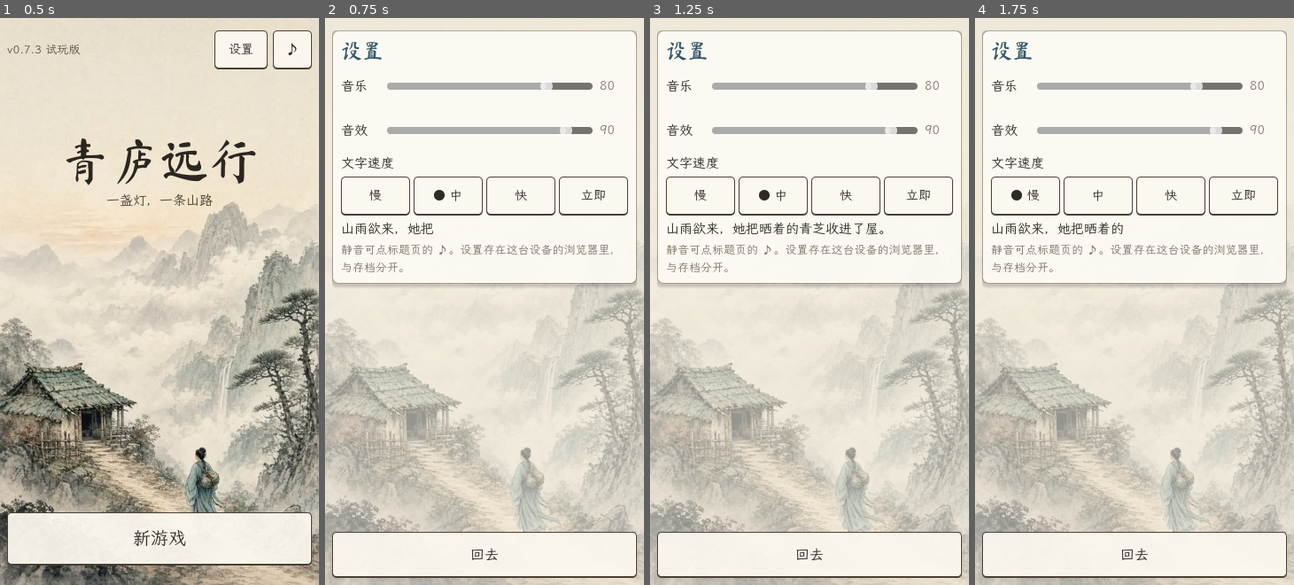
Above: before the commit, frames 1-4 (left to right).
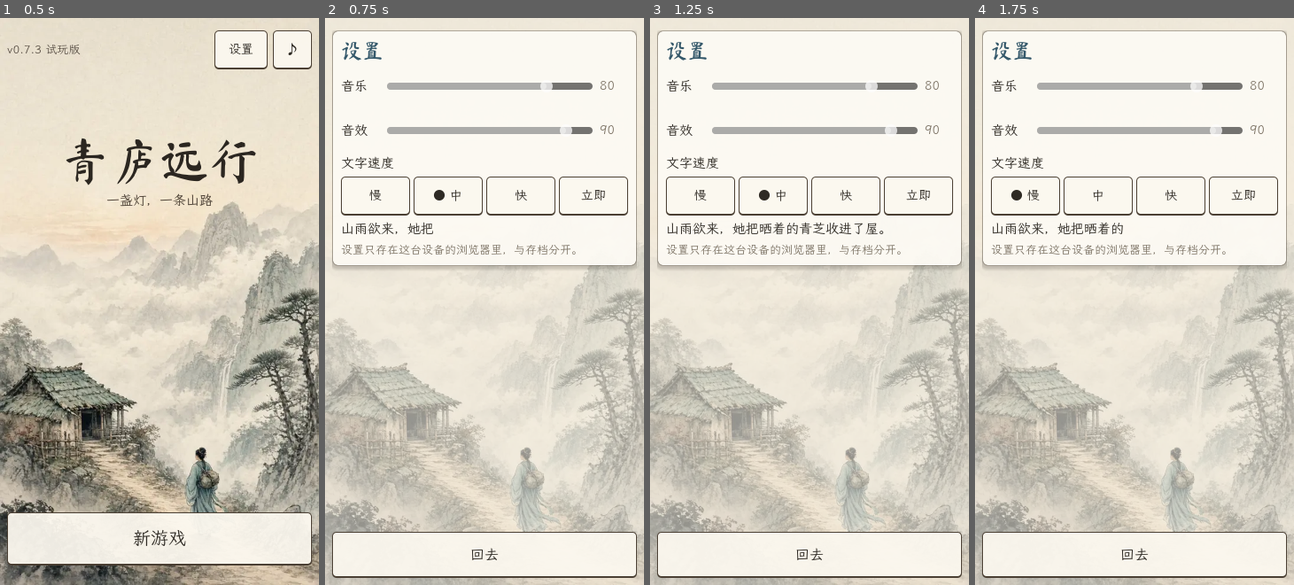
Above: after the commit, the same moments.

Repository: loo0p/qinglu-yuanxing
Game: Godot game, scene res://scenes/Main.tscn
Same seed, same stepped clock (60 frames per second), same inputs: the game is played once before the commit and once after it.
Inputs:
- Up to frame 1 (0.5 s): no input
- Up to frame 2 (0.75 s): click "设置" at 0.5 s
- Up to frame 3 (1.25 s): no input
- Up to frame 4 (1.75 s): click "慢" at 1.25 s

Frame 1 is identical in both runs. In frame 2, 3.9% of the frame differs, in the area x 2-98%, y 39-48%; in frame 3, 3.9%; in frame 4, 3.9%.

Commit message:
v0.7.3c: pacing breather (random events x0.45 the day after an event: 0.57 -> 0.49 per home day, longest streak 3.8 -> 2.8 days), 修为精进 notice + chronicle line per 炼气 layer and at 圆满, HUD bar shows progress within the current layer; pacing test; STATUS v0.7.3

Diff:
--- a/scripts/main.gd
+++ b/scripts/main.gd
@@ -549,7 +549,7 @@
 		var gd: Dictionary = g.s["guide"]
 		var off: bool = gd.get("off", false)
 		B("新手提示：" + ("已关闭（点此重新打开）" if off else "开着（点此关闭）"), func(): gd["off"] = not off; _save(), true, c, 44)
-	L("静音可点标题页的 ♪。设置存在这台设备的浏览器里，与存档分开。", 13, C_DIM, c)
+	L("设置只存在这台设备的浏览器里，与存档分开。", 13, C_DIM, c)
 	B("回去", func(): show_settings = false, true, footer, 52)
 
 func _sb(bg: Color, border: Color = Color(0, 0, 0, 0), radius: int = 6, bw: int = 0, pad: int = 8) -> StyleBoxFlat:
@@ -726,10 +726,18 @@
 	sfx("tap")
 	var before = [g.s.get("loc", ""), g.s.get("trip", {}).get("stage", ""), g.s.get("ending", "")]
 	var items_before = _inventory()
+	var in_game: bool = screen == "game" and g.s.has("xiuwei")
+	var lay0: int = g.layer() if in_game else 0
+	var full0: bool = in_game and int(g.s["xiuwei"]) >= GS.XW_GOAL
 	cb.call()
 	var after = [g.s.get("loc", ""), g.s.get("trip", {}).get("stage", ""), g.s.get("ending", "")]
+	var grew := false
+	if in_game and screen == "game" and g.s.has("xiuwei") and not g.s.get("ended", false):
+		grew = _layer_up(lay0, full0)
 	if after[2] == "zhuji" and before[2] == "":
 		sfx("breakthrough")
+	elif grew:
+		sfx("success")
 	elif after[1] == "event" and before[1] != "event":
 		sfx("page")
 	elif after[1] == "result" and before[1] != "result":
@@ -737,6 +745,27 @@
 		sfx("fail" if r == "败" else ("success" if r != "" else "pickup"))
 	_after_action()
 	_fly_gains(items_before)
+
+## 修为过了一层（每 1/9 的修为）：提示一句，记进生平；圆满时提醒可以冲关（v0.7.3：以前层数悄悄变，没有一点动静）
+func _layer_up(lay0: int, full0: bool) -> bool:
+	var lay: int = g.layer()
+	var full: bool = int(g.s["xiuwei"]) >= GS.XW_GOAL
+	var line := ""
+	if full and not full0:
+		line = "修为圆满。丹田里的灵气满得发胀——可以冲关筑基了。"
+	elif lay > lay0:
+		line = pv_layer(lay)
+	if line == "":
+		return false
+	g.notice(line)
+	if g.world != null:
+		g.world.chron(g.world.P(), "修为精进，入%s。" % g.realm_text())
+	return true
+
+func pv_layer(lay: int) -> String:
+	var t := ["炼气%s层。经脉里那股气又粗了一圈。", "炼气%s层。闭眼时，能听见灵田里青芝抽芽的声音。", "炼气%s层。剑气走到指尖，不再发涩。", "炼气%s层。这一夜她睡得很沉，醒来手脚都是暖的。"]
+	var cn: String = ["一", "二", "三", "四", "五", "六", "七", "八", "九"][clampi(lay - 1, 0, 8)]
+	return "修为精进——" + t[lay % t.size()] % cn
 
 func N(id: String) -> String:
 	return GS.NAMES.get(id, id)
@@ -1121,9 +1150,11 @@
 	mid.mouse_filter = Control.MOUSE_FILTER_IGNORE
 	r.add_child(mid)
 	L(g.realm_text(), 12, C_TEXT, mid)
+	# 进度条只看这一层（每层 1/9 修为），一层满一次，比整条 600 慢慢挪看得见（总数在行囊页的环里）
 	var pb = ProgressBar.new()
-	pb.max_value = GS.XW_GOAL
-	pb.value = int(s["xiuwei"])
+	var per := float(GS.XW_GOAL) / 9.0
+	pb.max_value = per
+	pb.value = per if int(s["xiuwei"]) >= GS.XW_GOAL else float(int(s["xiuwei"])) - per * (g.layer() - 1)
 	pb.show_percentage = false
 	pb.custom_minimum_size = Vector2(0, 7)
 	pb.mouse_filter = Control.MOUSE_FILTER_IGNORE
--- a/scripts/world.gd
+++ b/scripts/world.gd
@@ -646,6 +646,9 @@
 		fire("节令", {}, {})
 		return
 	var p_event := 0.35 + int(w["since_major"]) * 0.012
+	# 喘口气（v0.7.3）：昨天刚出过事，今天随机事件的机会减半多（故事线、节令不受影响），免得回到青庐天天有人敲门
+	if int(w.get("last_ev", -9)) >= day - 1:
+		p_event *= 0.45
 	if rng.randf() > p_event:
 		w["tension"] = maxi(0, int(w["tension"]) - 2)
 		return
@@ -937,6 +940,7 @@
 
 func fire(tid: String, roles: Dictionary, ctx: Dictionary) -> void:
 	_log_fire(tid)
+	w["last_ev"] = int(w["day"])
 	var ev := present(tid, roles, ctx)
 	ev["tid"] = tid
 	ev["roles"] = roles
--- a/tests/ui_smoke.gd
+++ b/tests/ui_smoke.gd
@@ -137,6 +137,13 @@
 				click(a["label"])
 				break
 	log_lines.append("结局：%s 第 %d 日；点击 %d 次；江湖事件 %d 件；认识 %d 人" % [g.s["ending"], g.s["day"], steps, stories, g.world.acquaintances().size() if g.world else -1])
+	var ups := []
+	if g.world:
+		for l in g.world.P()["log"]:
+			if String(l[1]).begins_with("修为精进"):
+				ups.append("D%d%s" % [int(l[0]), String(l[1]).substr(6, 4)])
+	log_lines.append("修为精进提示 %d 次：%s" % [ups.size(), " ".join(ups)])
+	ok = ok and ups.size() >= 6
 	ok = ok and g.world != null and stories >= 3
 	ok = ok and g.s["ending"] == "zhuji"
 	# 存档存在且能读回
--- a/tests/world_test.gd
+++ b/tests/world_test.gd
@@ -187,6 +187,32 @@
 	ok(arcs2["婉拒后"] >= 7 and arcs2["旧友托梦"] >= 7, "拒绝型：婉拒后有暗恋不舍/怨偶、不收殓有旧友托梦，至少 7/8 局")
 	ok(arcs2["仇家寻上门"] >= 6, "拒绝型：送走故人后仇家寻上门，至少 6/8 局")
 	ok(tops2 < 0.20, "拒绝型 45 日局最常见模板占比 < 0.20（%.3f）" % tops2)
+	# 节奏（v0.7.3）：50 日局、约 6 成日子在青庐，16 局均值——既要有事，也别天天有人敲门
+	var pt := 0.0
+	var phd := 0.0
+	var pst := 0.0
+	for sd in range(500, 516):
+		var x = W.new()
+		x.create(sd, "苏青禾")
+		var st := 0
+		var smax := 0
+		for d in 50:
+			var home: bool = (d % 10) < 6
+			x.tick(home)
+			if home:
+				phd += 1
+			var ev = x.pending()
+			if ev.is_empty():
+				st = 0
+				continue
+			pt += 1
+			st += 1
+			smax = maxi(smax, st)
+			x.choose(String(ev["opts"][d % ev["opts"].size()][0]))
+			x.close()
+		pst += smax / 16.0
+	lines.append("50 日节奏：%.1f 件/局，%.2f 件/在家日，最长连续有事 %.1f 日" % [pt / 16.0, pt / phd, pst])
+	ok(pt / phd >= 0.35 and pt / phd <= 0.55 and pst <= 3.2, "50 日局：每个在家日 0.35–0.55 件事，最长连着有事 ≤3.2 日（%.2f，%.1f）" % [pt / phd, pst])
 	# 节令只在历法上的日子出现（第 1 日 = 正月初一，30 日一月）
 	var fest_bad := []
 	var fest_n := 0
Binary file changed: fonts/WenKai-sub.ttf
Not shown, changed: fonts/glyphs.txt
Not shown, changed: tests/ui_smoke_results.txt
Not shown, changed: STATUS.md
